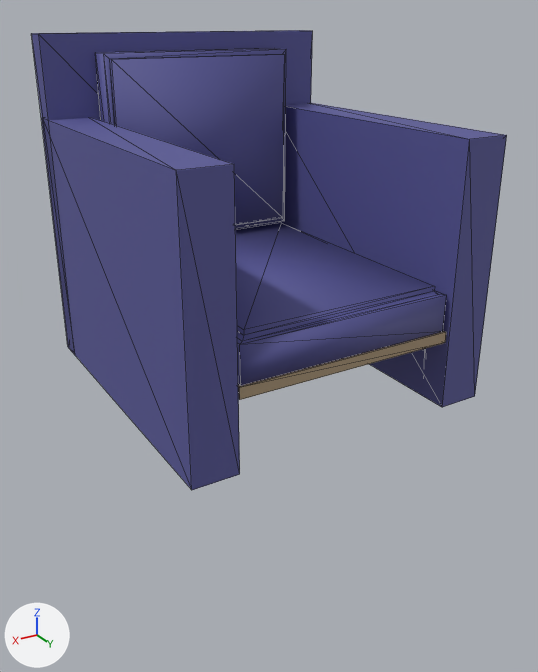
The glTF model ev_engine/assets/armchair.glb: old version first, new version second.
Rendered twice from a 50 mm camera at (0.82, 1.42, 0.8) aimed at (-0.11, -0.14, 0.02). The lights are fixed; the arrows at lower left show +X, +Y and +Z. The first picture is the older version. Mesh edges are drawn as thin lines. Vertices at exactly the same position are counted once.

The first picture shows 'Armchair'.
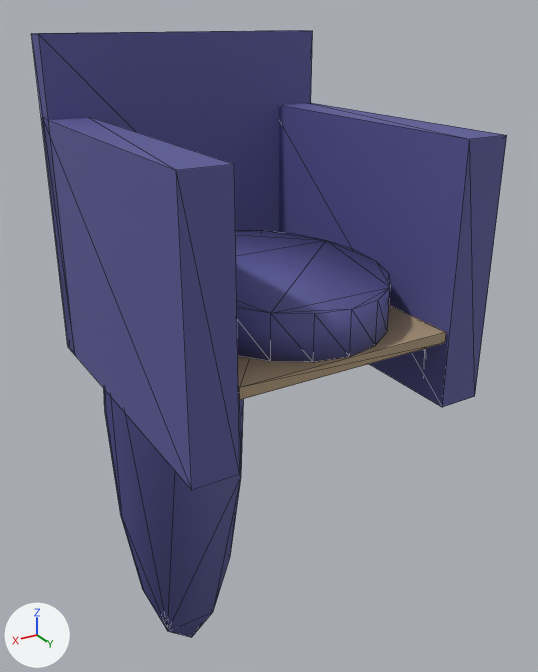
Commit message: Armchair v9: cylinder cushions for rounded edges (no bevel needed)

What changed in the scene script:
```text
Change me_cube_001:
    used by ob_armchair; location = (0.0, 0.0, 0.0)
    remove me_cube_001.from_pydata(...)  # 132 vertices, 224 faces; spans x -0.355..0.355, y -0.38..0.37, z 0.0..0.76
    add me_cube_001.from_pydata(...)  # 168 vertices, 296 faces; spans x -0.355..0.355, y -0.509..0.37, z -1.285..0.76
    me_cube_001 part 1: a new loose piece, a 20-sided cylinder along z spanning x -0.245..0.245, y -0.28..0.36, z 0.18..0.28, in mat_ev_leather (blue #585898)
    me_cube_001 part 2: a new loose piece, a 16-sided cylinder along y spanning x -0.235..0.235, y -0.509..-0.496, z -1.285..0.715, in mat_ev_leather (blue #585898)
    me_cube_001 part 3: the loose piece of 20 vertices spanning x -0.245..0.245, y -0.28..0.36, z 0.18..0.28 is deleted
    me_cube_001 part 4: the loose piece of 16 vertices spanning x -0.235..0.235, y -0.315..-0.245, z 0.285..0.72 is deleted
```

Boxes (x1, y1, x2, y2) around the edits, measured in the pictures (538 x 672 px):
'Armchair', reshaped (32% taller): before (31, 30, 507, 490); after (31, 30, 507, 638)
part 1 of me_cube_001, added (blue): after (236, 230, 390, 362)
part 2 of me_cube_001, added (blue): after (103, 388, 244, 638)
part 3 of me_cube_001, deleted (blue): before (236, 223, 447, 386)
part 4 of me_cube_001, deleted (blue): before (95, 48, 286, 228)
